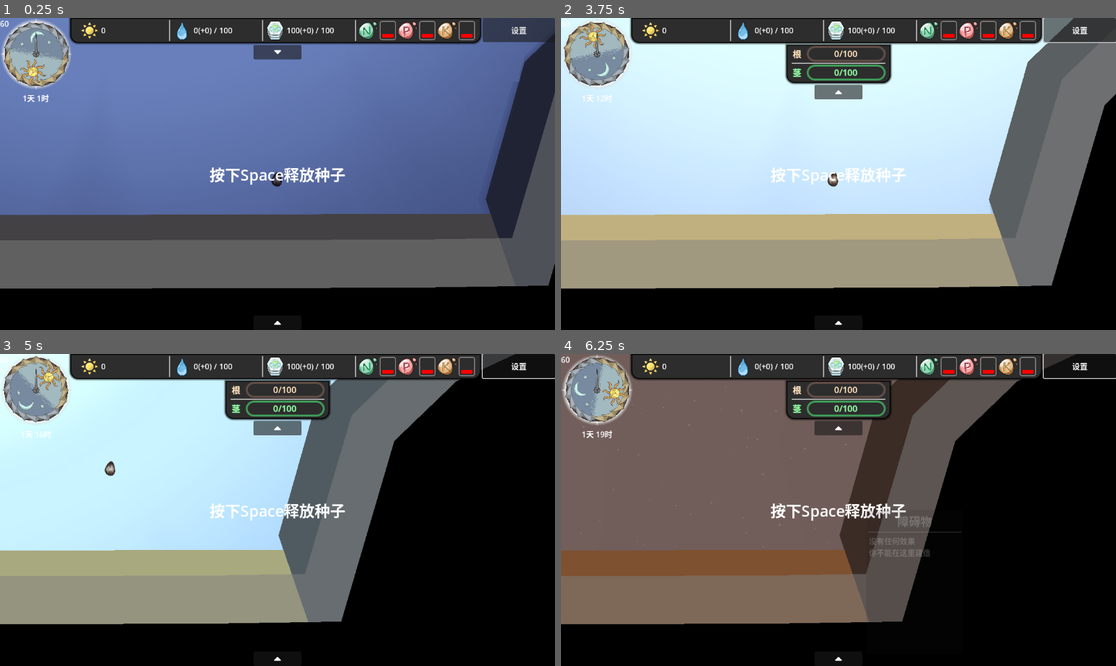
Above: before the commit, frames 1-4 (two rows, left to right).
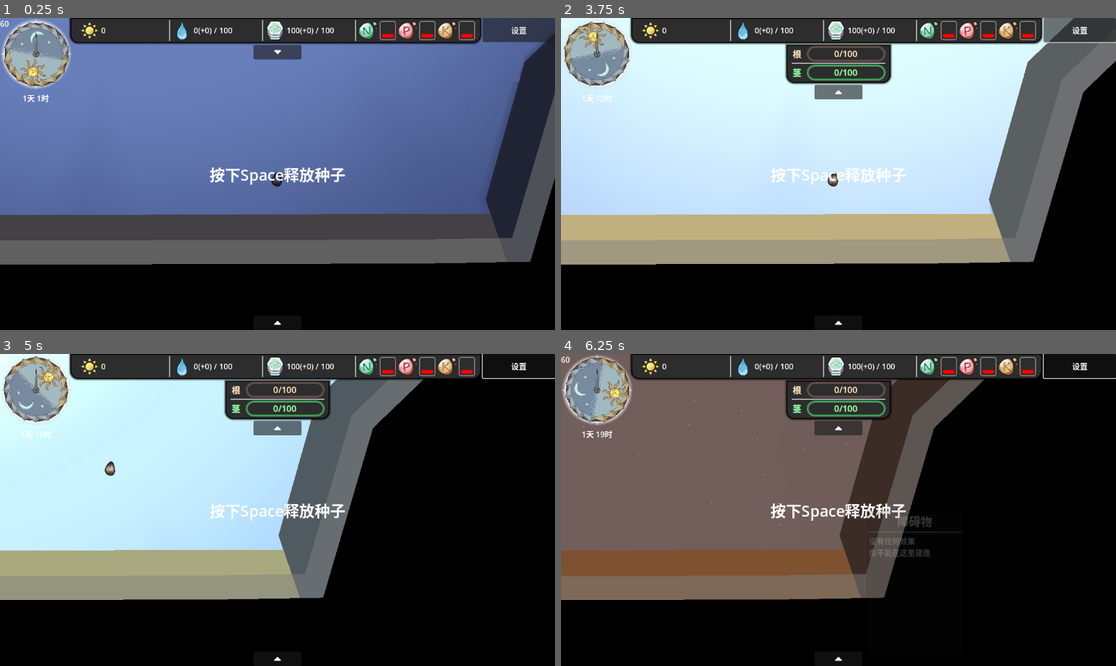
Above: after the commit, the same moments.

Repository: DeanNevan/RootsOfLife
Game: Godot game, scene res://src/main/MainGame/MainGame.tscn
Same seed, same stepped clock (60 frames per second), same inputs: the game is played once before the commit and once after it. The engine's default icon, where the game draws it, is replaced by a stand-in: a white triangle on a blue panel in a dark square.
Inputs (mouse positions are in pixels of both pictures, inside the frame that each line leads up to):
- Up to frame 1 (0.25 s): no input
- Up to frame 2 (3.75 s): click (838, 52) at 0.5 s; click "设置" at 1.25 s; tap Enter at 2 s; drag from (838, 174) to (1077, 30) at 2.02 s; drag from (838, 174) to (1077, 30) at 2.77 s; move the mouse to (838, 174) at 3.52 s; hold D (view_right) from 3.53 s (still down); tap E at 3.6 s; click (838, 174) at 3.67 s
- Up to frame 3 (5 s): release D (view_right) at 4.25 s; drag from (77, 510) to (111, 463) at 4.27 s
- Up to frame 4 (6.25 s): drag from (633, 510) to (866, 510) at 5.02 s; drag from (633, 510) to (866, 510) at 5.77 s

The runs differ from the first frame. In frame 1, 8.4% of the frame differs, in the area x 0-100%, y 51-87%; in frame 2, 9.8%, in the area x 0-100%, y 13-87%; in frame 3, 8.5%; in frame 4, 8.5%.

Commit message:
fogfix

Diff:
--- a/src/main/MainGame/MainGame.tscn
+++ b/src/main/MainGame/MainGame.tscn
@@ -139,7 +139,7 @@
 
 [node name="Line2D" type="Line2D" parent="MainGameFog"]
 z_as_relative = false
-width = 200.0
+width = 100.0
 default_color = Color(0.498039, 0.498039, 0.498039, 1)
 begin_cap_mode = 1
 end_cap_mode = 1
Not shown: 1 places in src/main/MainGame/MainGame.tscn that only renumber resources
